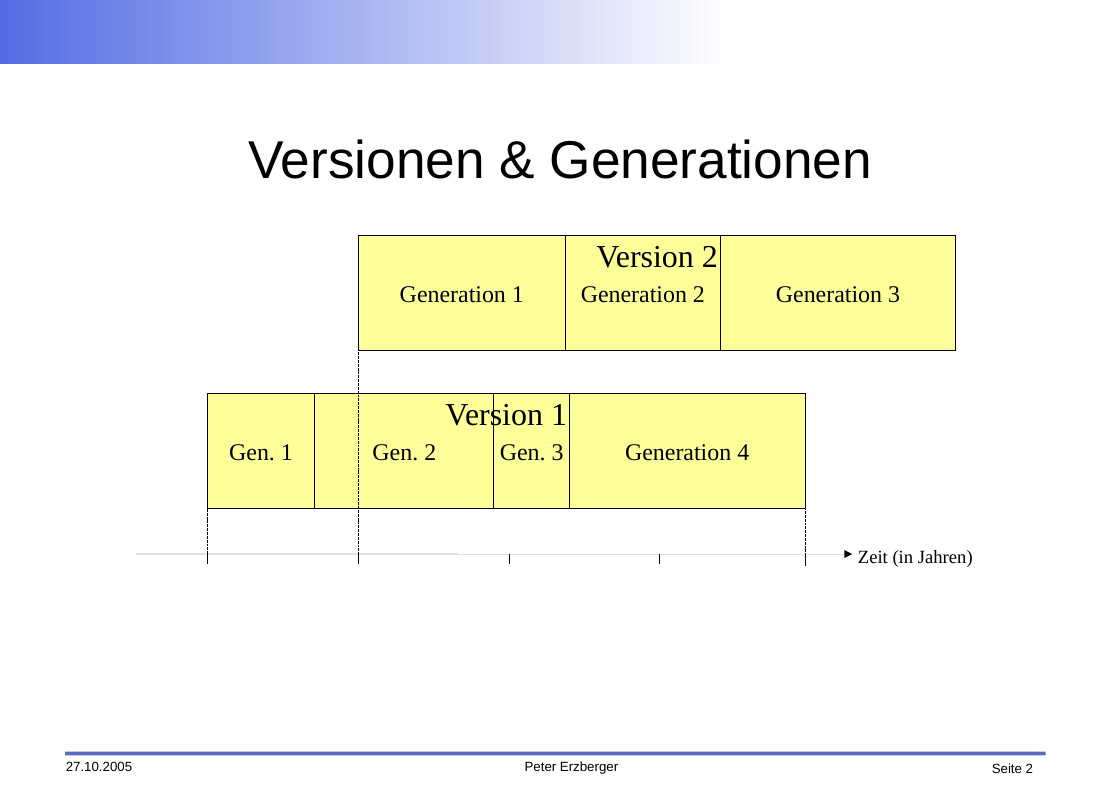
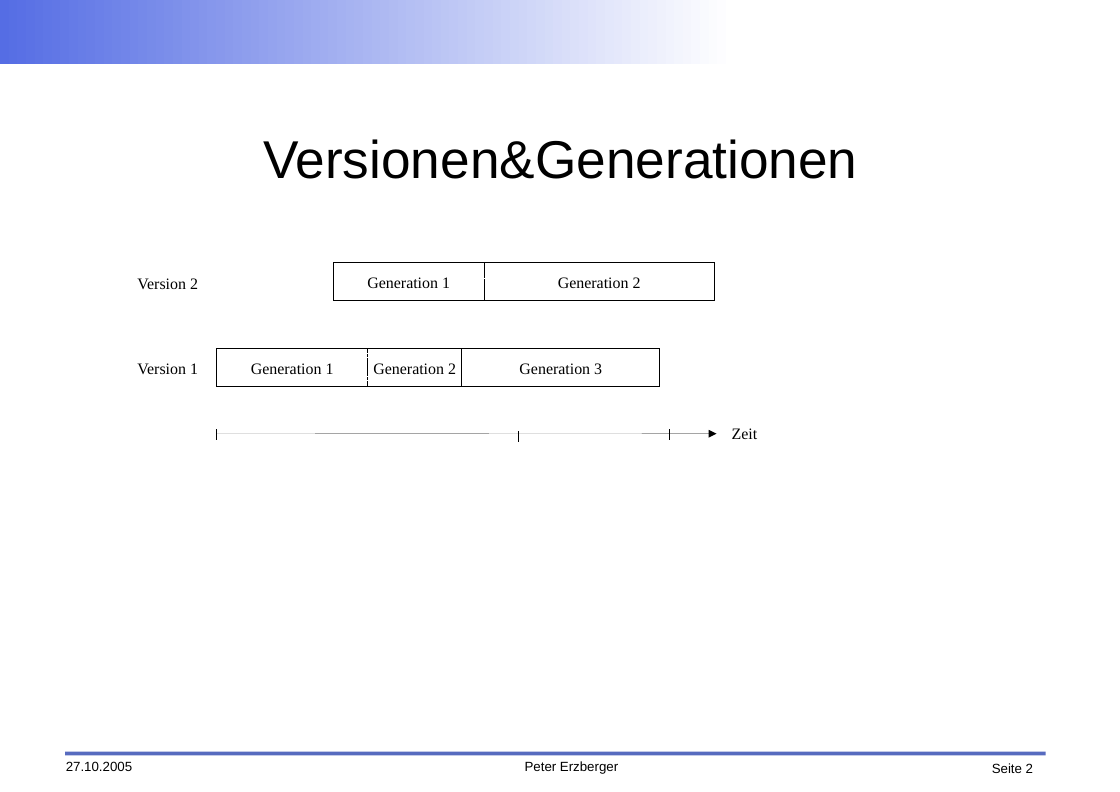
Before and after one commit to faktorips/faktorips.base, a slide deck: slide 2 of org.faktorips.doc/tutorial/Kapitel-Produktaspekte/Abbildungen Produktaenderungen im Zeitablauf nach VAA.odp. Drawn at 1120x792 pixels with LibreOffice and Linux fonts; fonts in the diff are those of the drawing; background and template pictures are left out. Boxes give left, top, right and bottom in pixels: in the first picture for what was removed or moved away, otherwise in the second. Text is boxed around its words. In the diff, an @@ line names an element or a change of style, - is before the commit and + after.

```diff
--- a/org.faktorips.doc/tutorial/Kapitel-Produktaspekte/Abbildungen Produktaenderungen im Zeitablauf nach VAA.odp
+++ b/org.faktorips.doc/tutorial/Kapitel-Produktaspekte/Abbildungen Produktaenderungen im Zeitablauf nach VAA.odp
@@ title at box(263, 139, 857, 179): spaces changed @@
-Versionen & Generationen
+Versionen&Generationen
@@ rectangle "Generation 1": place and size @@
-rectangle "Generation 1" at box(358, 236, 566, 351)
+rectangle "Generation 1" at box(333, 263, 484, 301)
@@ rectangle added at box(333, 263, 715, 301), outline #000000 0 pt @@
@@ rectangle "Generation 2": place and size @@
-rectangle "Generation 2" at box(566, 236, 720, 351)
+rectangle "Generation 2" at box(485, 263, 715, 301)
@@ text "Version 2" at box(137, 278, 198, 289): size 24 to 12 pt; alignment left to centre; outline #000000 0 pt to none @@
@@ text "Version 2": place and size @@
-text "Version 2" at box(358, 236, 956, 351)
+text "Version 2" at box(137, 278, 198, 289)
@@ text "Version 1": place and size @@
-text "Version 1" at box(208, 394, 806, 509)
+text "Version 1" at box(137, 363, 198, 374)
@@ text "Version 1" at box(137, 363, 198, 374): size 24 to 12 pt; alignment left to centre; outline #000000 0 pt to none @@
@@ rectangle "Generation 1" at box(217, 349, 367, 386): fill #FFFF99 to none @@
@@ rectangle "Generation 1": place and size @@
-rectangle "Generation 1" at box(208, 394, 315, 509)
+rectangle "Generation 1" at box(217, 349, 367, 386)
@@ rectangle added at box(217, 349, 660, 386), outline #000000 0 pt @@
@@ line removed from (358, 349) to (358, 557) @@
@@ rectangle "Generation 2": place and size @@
-rectangle "Generation 2" at box(315, 394, 494, 509)
+rectangle "Generation 2" at box(368, 349, 462, 386)
@@ rectangle "Generation 2" at box(368, 349, 462, 386): fill #FFFF99 to none @@
@@ size 18 to 12 pt; alignment left to centre; fill #FFFF99 to none in 3 elements at box(333, 263, 484, 301), box(485, 263, 715, 301), box(462, 349, 660, 386) @@
@@ rectangle "Generation 3": place and size @@
-rectangle "Generation 3" at box(720, 236, 956, 351)
+rectangle "Generation 3" at box(462, 349, 660, 386)
@@ text in rectangle at box(251, 363, 334, 374): text changed; size 18 to 12 pt @@
-Gen. 1
+Generation 1
@@ text in rectangle at box(373, 363, 456, 374): text changed; size 18 to 12 pt @@
-Gen. 2
+Generation 2
@@ rectangle removed at box(494, 394, 570, 509) @@
-Gen. 3
@@ rectangle removed at box(569, 394, 805, 509) @@
-Generation 4
@@ line moved from (208, 554) - (208, 563) to (217, 429) - (217, 439) @@
@@ arrow moved from (136, 554) - (853, 554) to (217, 433) - (717, 434) @@
@@ line moved from (509, 554) - (509, 563) to (518, 432) - (518, 442) @@
@@ line moved from (660, 554) - (660, 563) to (670, 429) - (670, 439) @@
@@ text added at box(732, 428, 758, 439), 12 pt, text #000000 @@
+Zeit
@@ line removed from (208, 479) to (208, 554) @@
@@ line removed from (806, 481) to (806, 557) @@
@@ line removed from (358, 554) to (358, 563) @@
@@ line removed from (806, 557) to (806, 565) @@
@@ text removed at box(858, 550, 973, 567) @@
-Zeit (in Jahren)
```
Also in this commit, not shown: 1 other slide changed, 1 other file.
